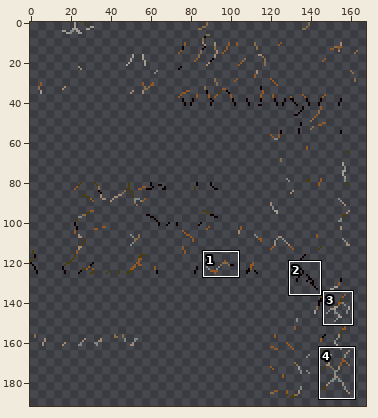
A sprite sheet gets an edit: textures/geyser/entity/iron_golem/iron_golem_crackiness_low.png. Above, an overview of the earlier version with the close-up marked.
Close-up. Before:
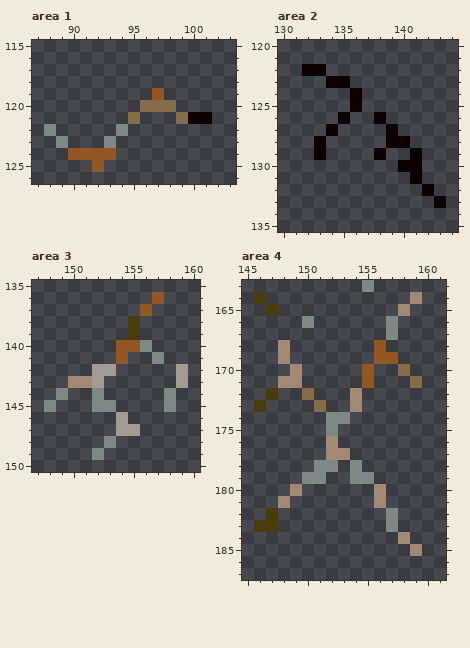
The file is 256x256 pixels. Shown: area 1: x 87..103, y 115..126; area 2: x 130..144, y 120..135; area 3: x 147..160, y 135..150; area 4: x 145..161, y 163..187. The wide view leaves out empty margins. The commit also changed other parts of the picture, which this record leaves out.
And afterwards:
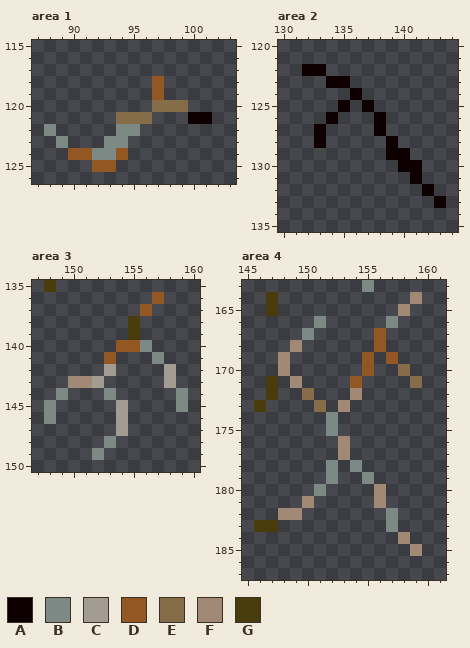
Palette (. is transparent): A #0e0000  B #7d8985  C #a29c93  D #935724  E #856d49  F #a28976  G #493d0e
What changed:
{"where": "area 1"}
{"y":118,"x":97,"old":".","new":"D"}
{"y":120,"x":96,"old":"E","new":"."}
{"y":120,"x":99,"old":".","new":"E"}
{"y":121,"x":94,"old":".","new":"E"}
{"y":121,"x":96,"old":".","new":"E"}
{"y":121,"x":99,"old":"E","new":"."}
{"y":122,"x":95,"old":".","new":"B"}
{"y":123,"x":94,"old":".","new":"B"}
{"y":124,"x":92,"old":"DD.","new":"BBD"}
{"y":125,"x":93,"old":".","new":"D"}
{"where": "area 2"}
{"y":125,"x":135,"old":".A.","new":"A.A"}
{"y":126,"x":134,"old":".A","new":"A."}
{"y":127,"x":133,"old":".A","new":"A."}
{"y":127,"x":138,"old":".A","new":"A."}
{"y":128,"x":140,"old":"A","new":"."}
{"y":129,"x":133,"old":"A","new":"."}
{"y":129,"x":138,"old":"A..A","new":".AA."}
{"where": "area 3"}
{"y":135,"x":148,"old":".","new":"G"}
{"y":141,"x":153,"old":".D","new":"D."}
{"y":142,"x":152,"old":"C","new":"."}
{"y":142,"x":158,"old":".C","new":"C."}
{"y":143,"x":158,"old":".C","new":"C."}
{"y":144,"x":152,"old":"B.","new":".B"}
{"y":144,"x":158,"old":"B.","new":".B"}
{"y":145,"x":152,"old":"BB.","new":"..C"}
{"y":145,"x":158,"old":"B.","new":".B"}
{"y":146,"x":148,"old":".","new":"B"}
{"y":147,"x":155,"old":"C","new":"."}
{"where": "area 4"}
{"y":164,"x":146,"old":"G.","new":".G"}
{"y":166,"x":150,"old":"B.","new":".B"}
{"y":167,"x":150,"old":".","new":"B"}
{"y":167,"x":156,"old":".B","new":"D."}
{"y":168,"x":148,"old":"F.","new":".F"}
{"y":169,"x":155,"old":".D","new":"D."}
{"y":170,"x":148,"old":".F","new":"F."}
{"y":171,"x":147,"old":".F","new":"G."}
{"y":171,"x":154,"old":".D","new":"D."}
{"y":173,"x":153,"old":".F","new":"F."}
{"y":174,"x":153,"old":"B","new":"."}
{"y":176,"x":152,"old":"F.","new":".F"}
{"y":177,"x":152,"old":"F","new":"."}
{"y":178,"x":151,"old":"B","new":"."}
{"y":179,"x":150,"old":"BB.","new":"..B"}
{"y":179,"x":154,"old":"B","new":"."}
{"y":180,"x":149,"old":"F","new":"."}
{"y":180,"x":151,"old":".","new":"B"}
{"y":181,"x":148,"old":"F","new":"."}
{"y":181,"x":150,"old":".","new":"F"}
{"y":182,"x":147,"old":"G..","new":".FF"}
{"label":"changed","picture_box":[92,76,188,172]}
{"label":"changed","picture_box":[314,100,422,160]}
{"label":"added","picture_box":[44,280,56,292]}
{"label":"changed","picture_box":[44,352,188,436]}
{"label":"changed","picture_box":[254,292,398,520]}
